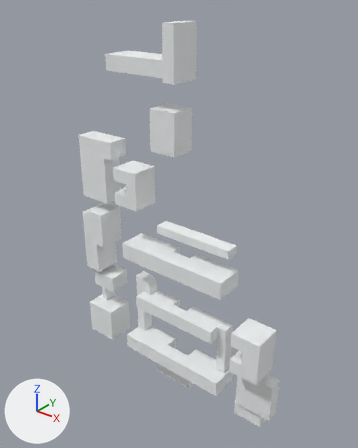
The OBJ model models/building.obj as it was, and as the next commit left it.
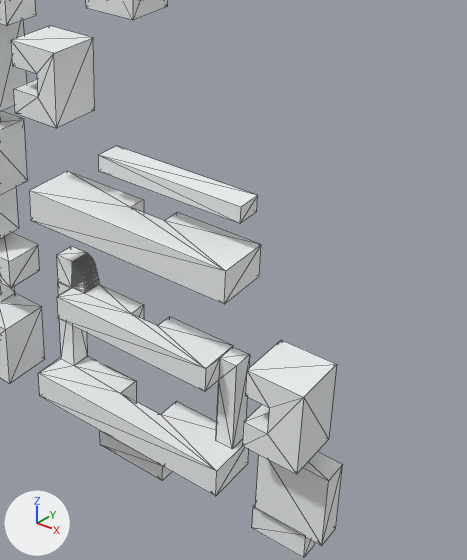
Each version appears first whole from a camera (50 mm lens) standing at (73.4, -98.3, 62.8) and looking at (-3.3, -2.4, 3.4), and next in a close-up on the part from 30% to 95% of the width and 33% to 96% of the height. The axes (+X, +Y, +Z) are drawn at lower left. The lights are the same throughout. The close-ups show mesh edges as thin lines. Where no turn or scale is listed for an object, it has been applied to the vertices.

Script lines for the objects in view, before the commit:
```python
me_obj_0 = bpy.data.meshes.new('obj_0')
me_obj_0.from_pydata(...)  # 318 vertices, 580 faces; spans x -38.0..30.0, y -8.5..0.0, z -52.3..55.0
me_obj_0.materials.append(mat_color_14541540)  # white #eff2f3
ob_obj_0 = bpy.data.objects.new('obj_0', me_obj_0)
ob_obj_0.location = (0.0, 0.0, 0.0)
```
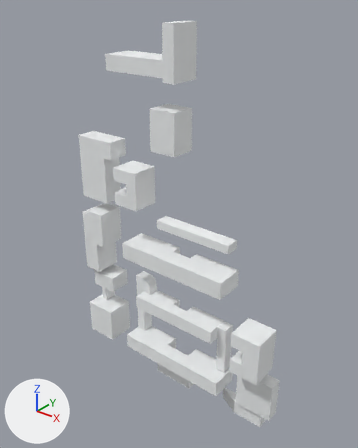
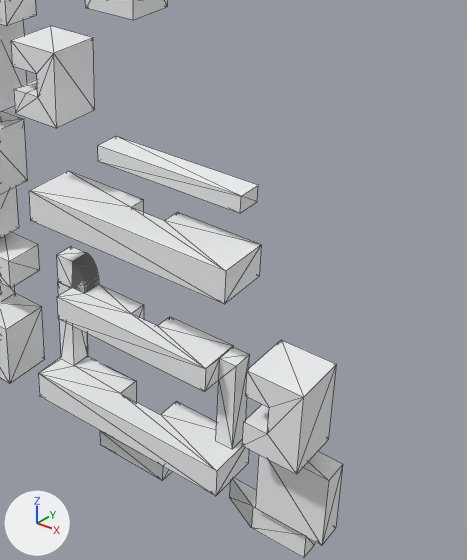
Pixel boxes [x1, y1, x2, y2] of what changed, in the close-ups (467 x 560 px; the box of a moved part takes in the faces that stretch with it):
part 1 of me_obj_0, added
    after: [98, 136, 258, 213]
part 2 of me_obj_0, deleted
    before: [98, 146, 258, 224]
part 3 of me_obj_0, moved or reshaped
    both: [0, 0, 337, 558]

What the commit changed:
me_obj_0 is used by ob_obj_0; location (0.0, 0.0, 0.0).
me_obj_0 had 318 vertices, 580 faces and spanned x -38.0..30.0, y -8.5..0.0, z -52.3..55.0.
me_obj_0 now has 323 vertices, 590 faces and spans x -38.0..30.0, y -8.5..0.0, z -52.3..55.0.
me_obj_0 part 1: a new loose piece, a box spanning x -10.0..14.0, y -4.0..0.0, z 0.5..3.0, in mat_color_14541540 (white #eff2f3).
me_obj_0 part 2: the loose piece of 8 vertices spanning x -10.0..14.0, y -4.0..0.0, z -1.0..1.5 is deleted.
Part 3, on me_obj_0:
1 vertex is removed from x 18.0, y 0.0, z -48.0.
236 faces are deleted.
5 vertices move within x -16.3..-15.3, y -3.3..0.0, z -19.5..-19.0.
6 vertices are added at (-19.7, 0.0, 9.8), (12.0, 0.0, -48.0), (18.0, 0.0, -52.3), (18.0, -3.0, -52.3), (-19.7, -8.0, 9.8), (12.0, 0.0, -52.3).
246 new faces join them.
